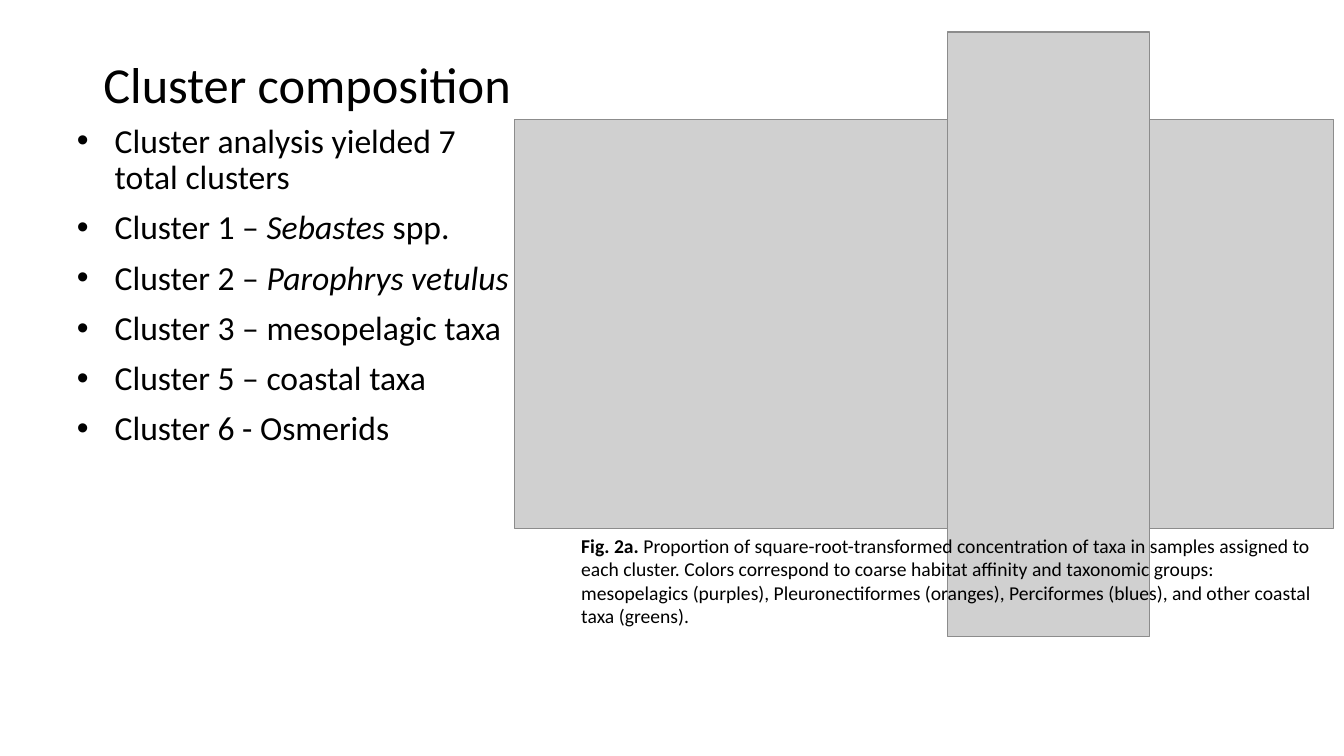
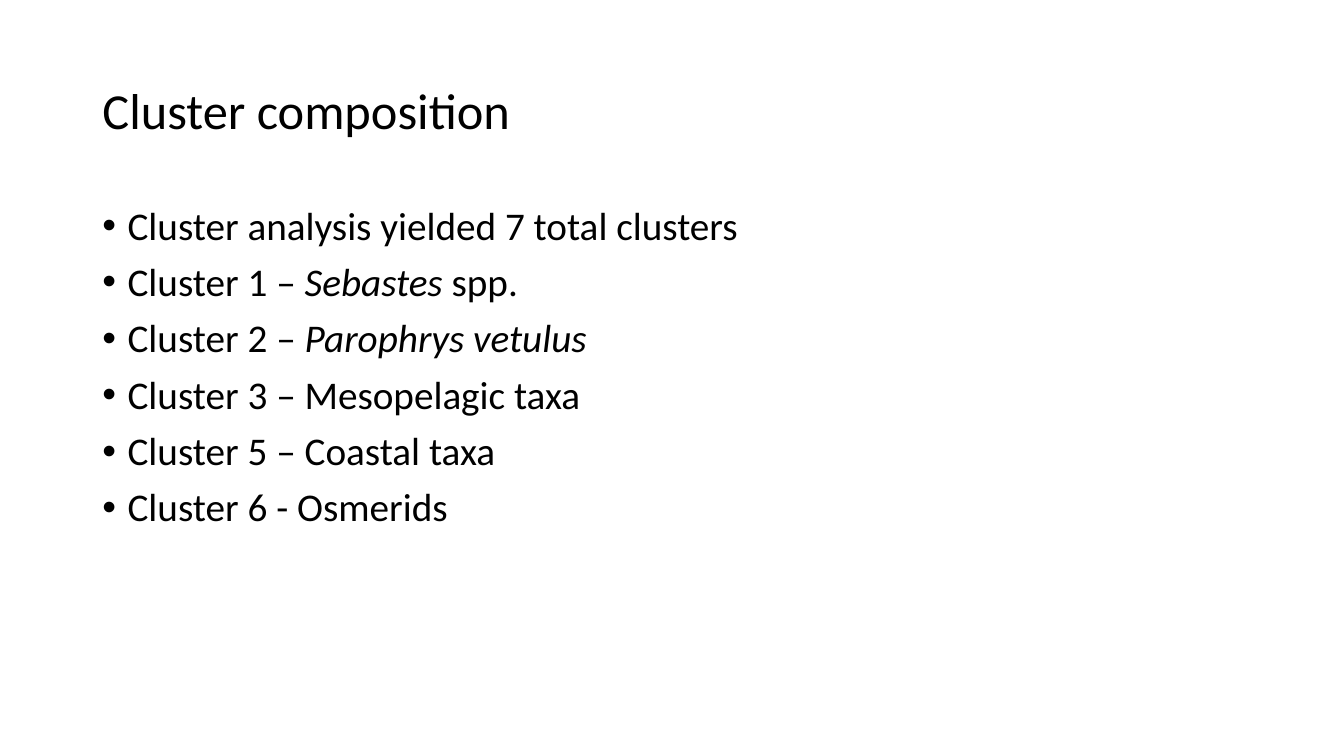
Before and after one commit to LukeABobay/larval-fish-community-analysis, a slide deck: slide 12 of PICES 2026 Presentation.pptx (slide 10 before the commit). Drawn at 1344x756 pixels with LibreOffice and Linux fonts; fonts in the diff are those of the drawing; grey boxes stand for pictures. Boxes give left, top, right and bottom in pixels: in the first picture for what was removed or moved away, otherwise in the second. Text is boxed around its words. In the diff, an @@ line names an element or a change of style, - is before the commit and + after.

```diff
--- a/PICES 2026 Presentation.pptx
+++ b/PICES 2026 Presentation.pptx
@@ title "Cluster composition": place and size @@
-title "Cluster composition" at <box>103,68,511,111</box>
+title "Cluster composition" at <box>102,94,510,137</box>
@@ title "Cluster composition" at <box>102,94,510,137</box>: vertical alignment bottom to middle @@
@@ picture removed at <box>948,32,1149,637</box> @@
@@ picture removed at <box>515,119,1334,528</box> @@
@@ text "Cluster analysis yielded 7 total ...": place and size @@
-text "Cluster analysis yielded 7 total ..." at <box>115,129,508,441</box>
+text "Cluster analysis yielded 7 total ..." at <box>128,212,737,522</box>
@@ text at <box>128,212,737,522</box>: size 24 to 28 pt in "Cluster analysis yielded 7 total clusters", "Cluster 1 – Sebastes spp.", "Cluster 2 – Parophrys vetulus", "Cluster 6 - Osmerids"; indent changed @@
@@ text at <box>128,381,580,466</box>: text changed; size 24 to 28 pt @@
-• Cluster 3 – mesopelagic taxa
-• Cluster 5 – coastal taxa
+• Cluster 3 – Mesopelagic taxa
+• Cluster 5 – Coastal taxa
@@ text removed at <box>581,536,1311,627</box> @@
-Fig. 2a. Proportion of square-root-transformed concentration of taxa in samples assigned to each cluster. Colors correspond to coarse habitat affinity and taxonomic groups: mesopelagics (purples), Pleuronectiformes (oranges), Perciformes (blues), and other coastal taxa (greens).
```
Also in this commit, not shown: 9 other slides changed, 16 slides added, 9 slides removed.
